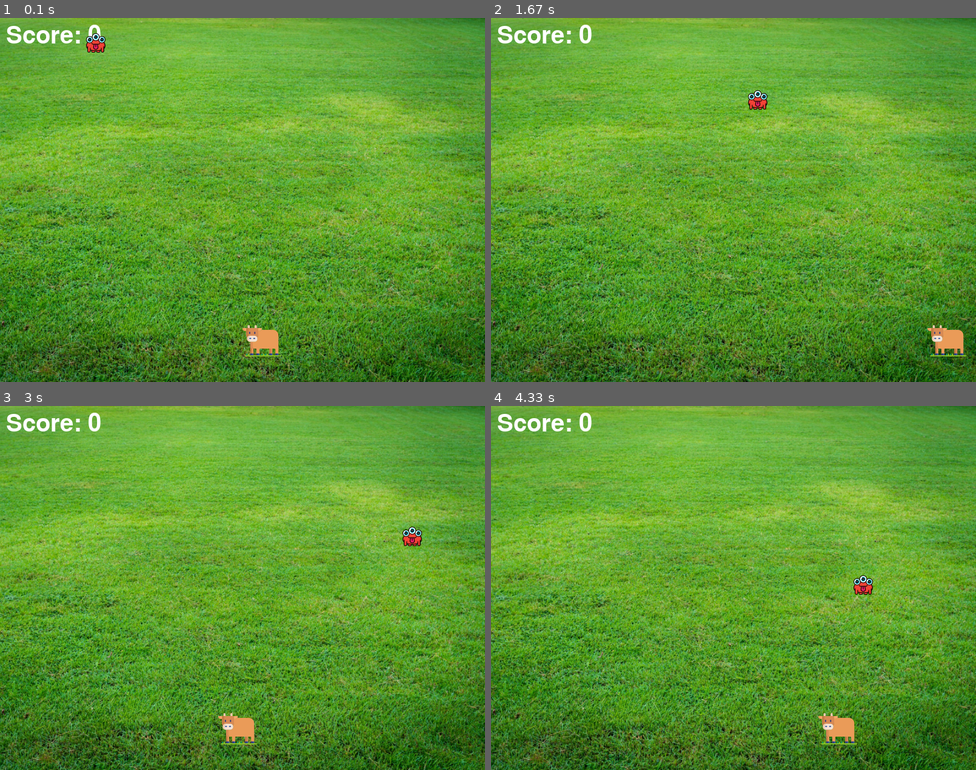
Above: before the commit, frames 1-4 (two rows, left to right).
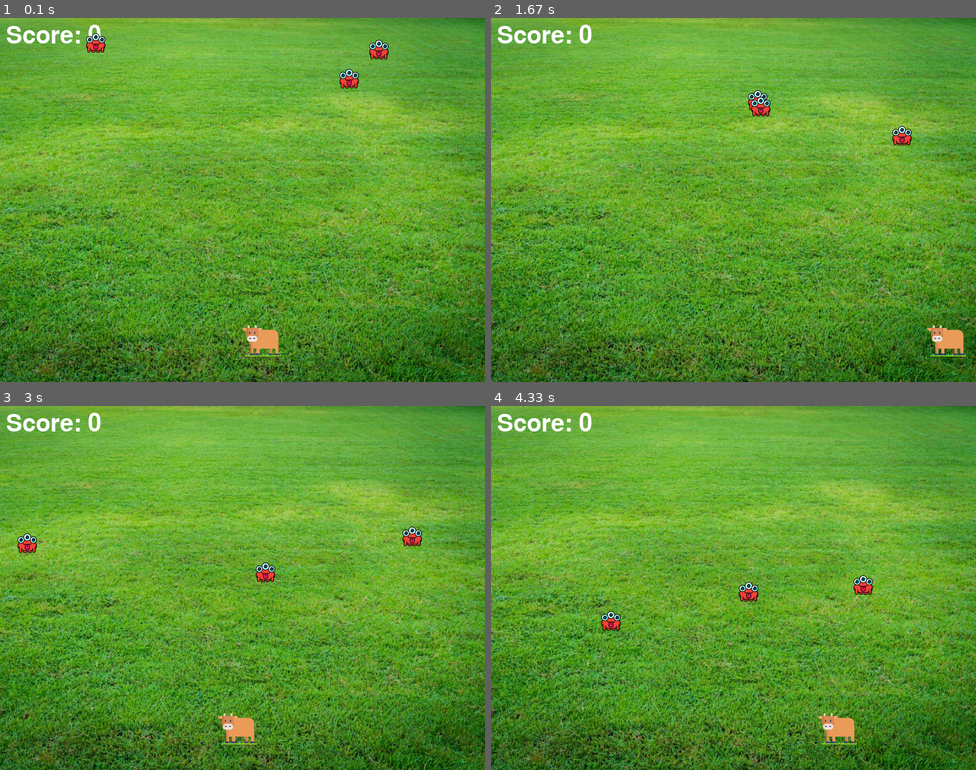
Above: after the commit, the same moments.

Repository: Arjun-G-Ravi/Non-AI-Notes
Game: pygame game, started from 10_Pygame learn/01_Cow Invaders/main.py
Same seed, same stepped clock (60 frames per second), same inputs: the game is played once before the commit and once after it.
Inputs:
- Up to frame 1 (0.1 s): no input
- Up to frame 2 (1.67 s): tap Space at 0.33 s; hold Right 0.67-1.13 s; hold Right 1.17-1.63 s
- Up to frame 3 (3 s): hold Left 1.67-2.2 s; hold Left 2.23-2.63 s; hold Right from 2.67 s (still down)
- Up to frame 4 (4.33 s): release Right at 3.3 s; hold Left 3.33-3.8 s; hold Right 3.83-4.3 s

The runs differ from the first frame. In frame 1, 0.4% of the frame differs, in the area x 70-81%, y 6-20%; in frame 2, 0.4%; in frame 3, 0.4%, in the area x 3-57%, y 35-49%; in frame 4, 0.4%.

Commit message:
Commited

Diff:
--- a/10_Pygame learn/01_Cow Invaders/main.py
+++ b/10_Pygame learn/01_Cow Invaders/main.py
@@ -11,6 +11,9 @@
 running = True
 # pygame.display.set_icon(pygame.image.load('10_Pygame learn/01_Space Invaders /spaceship.png')) # wont wprk in ubuntu
 
+# bgm
+pygame.mixer.music.load('bgm.mp3')
+pygame.mixer.music.play(-1)
 # Score
 score = 0
 font = pygame.font.Font('freesansbold.ttf', 40)
@@ -31,7 +34,7 @@
 # Enemy
 enemyImg = []
 enemyPos = []
-num_enemy = 1
+num_enemy = 3
 horizontal_motion = [random.randint(1,5) for i in range(num_enemy)]
 vertical_motion = [1 for i in range(num_enemy)]
 
@@ -70,11 +73,14 @@
 def shoot_milk(milkPos):
     global fire
     fire = True
+    milk = pygame.mixer.Sound('laser.wav')
+    milk.play()
+
 
 # Collision detection
 def isCollision(pos1, pos2):
     dis = math.sqrt((pos1[0]-pos2[0])**2 + (pos1[1]-pos2[1])**2)
-    if dis < 25:
+    if dis < 27:
         return True
     return False
 
@@ -150,12 +156,16 @@
                 createEnemy(3)
             else:
                 pass
+            milk = pygame.mixer.Sound('grunt.mp3')
+            milk.play()
 
         if enemyPos[e][1] > 550:
             print("You lose")
+            milk = pygame.mixer.Sound('evil_laugh.mp3')
+            milk.play()
             screen.blit(pygame.image.load('spooky.png'), (enemyPos[e][0]-20, enemyPos[e][1]-20))
             pygame.display.update()
-            time.sleep(3)
+            time.sleep(5)
             quit(0)
 
     # place player(cow) at player_pos
@@ -177,7 +187,9 @@
         print("GAME OVER")
         screen.blit(pygame.image.load('spooky.png'), (enemyPos[e][0]-20, enemyPos[e][1]-20))
         pygame.display.update()
-        time.sleep(3)
+        milk = pygame.mixer.Sound('evil_laugh.mp3')
+        milk.play()
+        time.sleep(5)
 
         break
 
Not shown, changed: 10_Pygame learn/01_Cow Invaders/README.md
Not shown, added: 10_Pygame learn/01_Cow Invaders/bgm.mp3
Not shown, added: 10_Pygame learn/01_Cow Invaders/evil_laugh.mp3
Not shown, added: 10_Pygame learn/01_Cow Invaders/explosion.wav
Not shown, added: 10_Pygame learn/01_Cow Invaders/grunt.mp3
Not shown, added: 10_Pygame learn/01_Cow Invaders/gun.mp3
Not shown, added: 10_Pygame learn/01_Cow Invaders/laser.wav
Not shown, added: 10_Pygame learn/01_Cow Invaders/moo.wav
Not shown, added: 10_Pygame learn/01_Cow Invaders/scream.mp3
